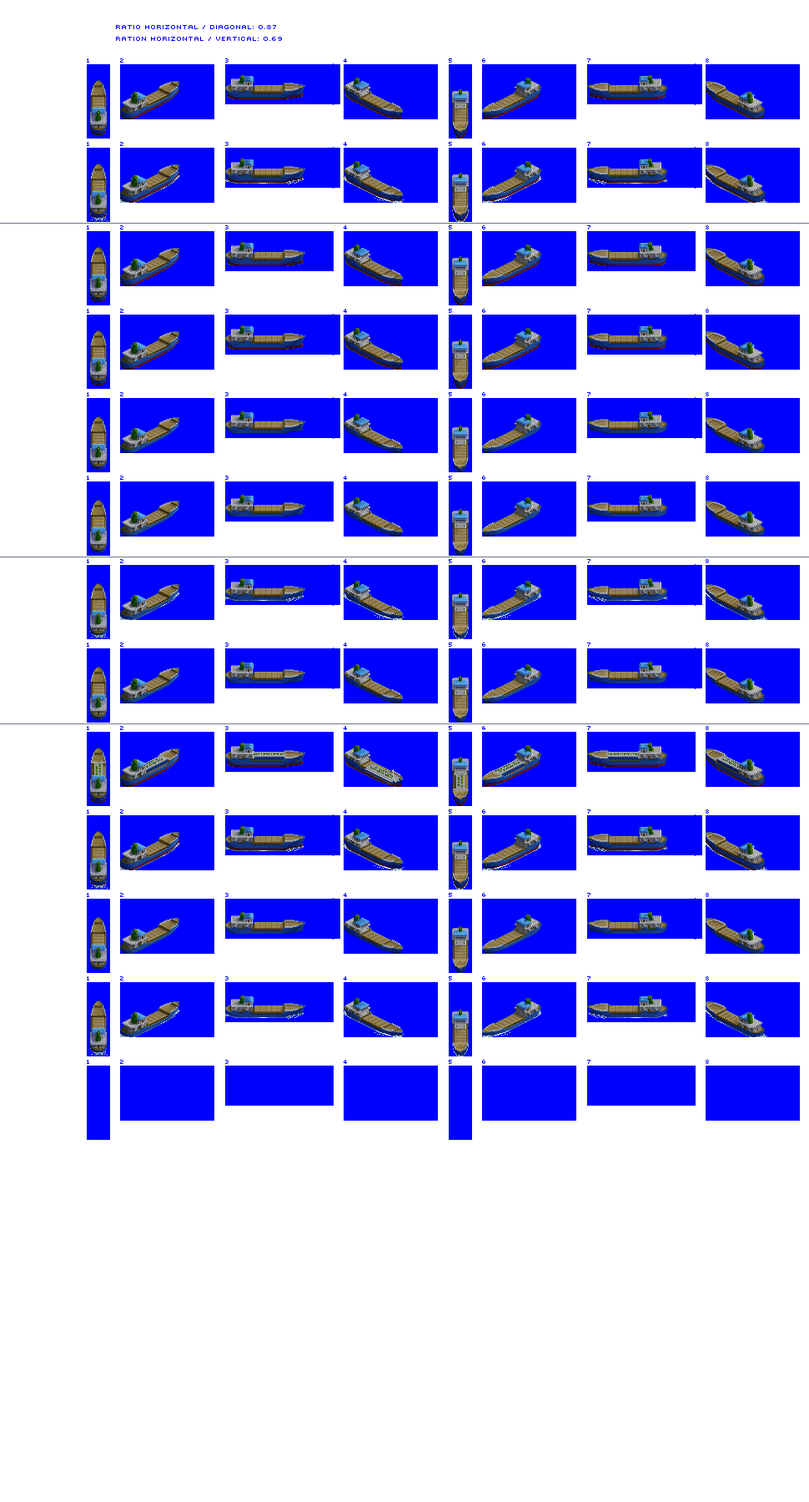
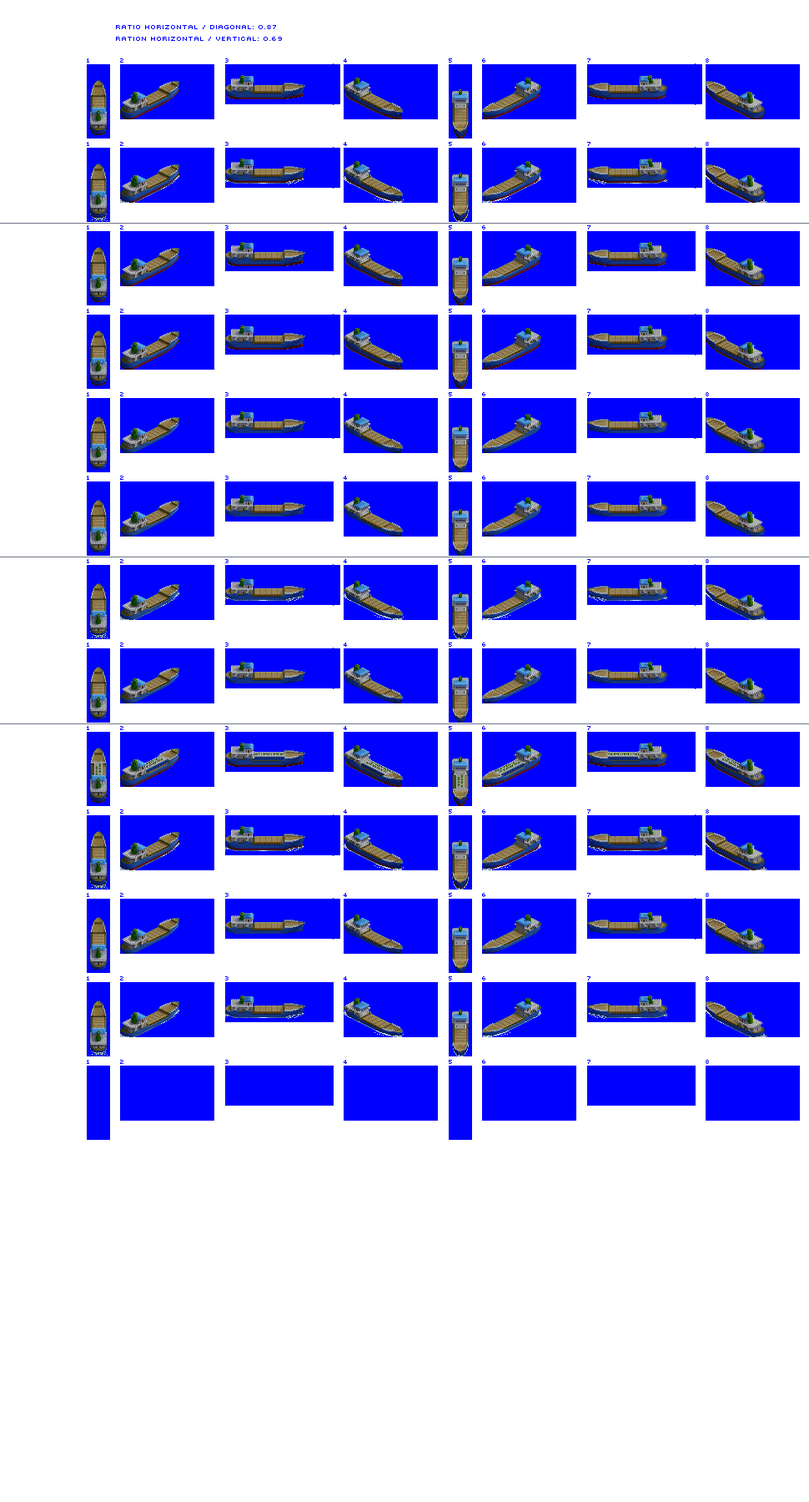
Two versions of the same layered image (809 x 1502). Layer-by-layer changes:
painted on "Layer 8" over [359, 758, 497, 785]
